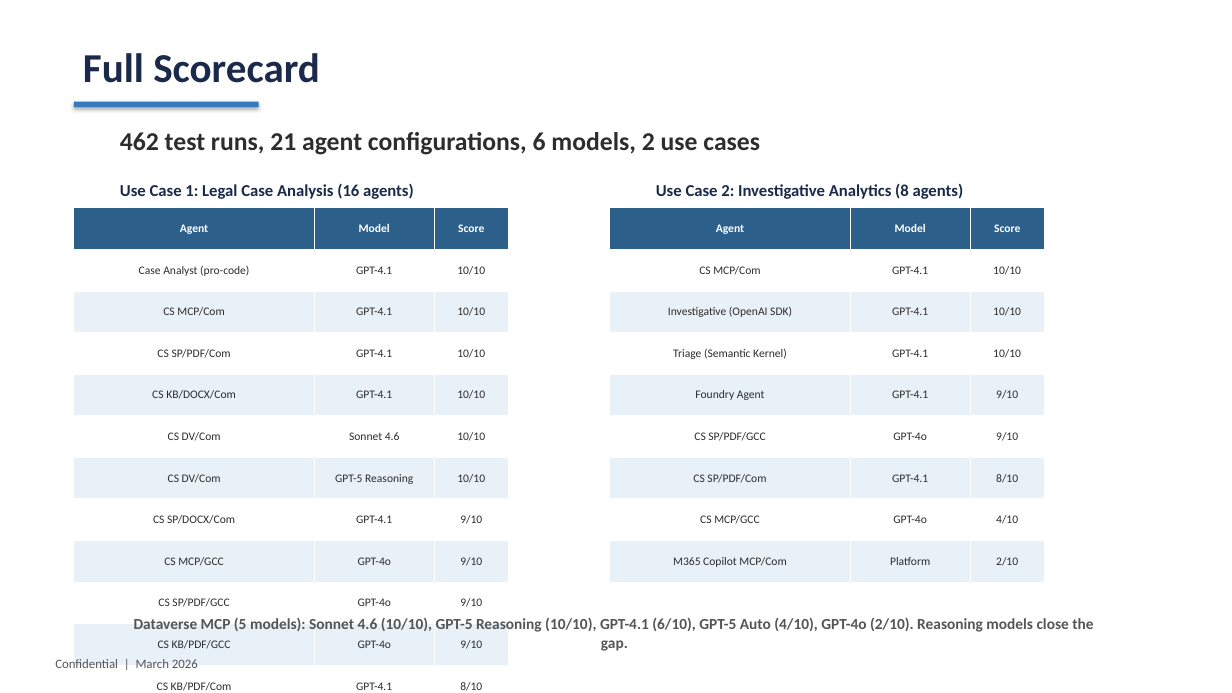
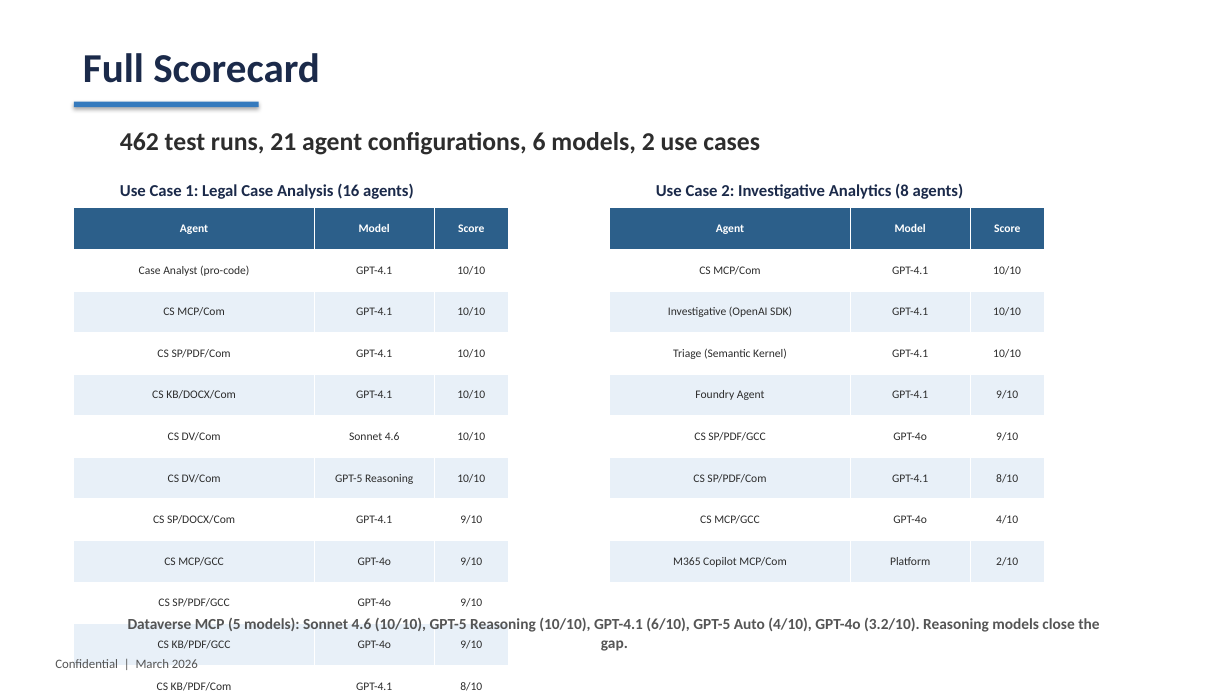
Before and after one commit to pogorman/dss-legal-case-agent, a slide deck: slide 26 of decks/agent-fidelity-spectrum.pptx. Drawn at 1232x693 pixels with LibreOffice and Linux fonts; fonts in the diff are those of the drawing. Boxes give left, top, right and bottom in pixels: in the first picture for what was removed or moved away, otherwise in the second. Text is boxed around its words. In the diff, an @@ line names an element or a change of style, - is before the commit and + after.

```diff
--- a/decks/agent-fidelity-spectrum.pptx
+++ b/decks/agent-fidelity-spectrum.pptx
@@ table at <box>74,208,508,693</box> @@
-row 17, column 3: 2/10
+row 17, column 3: 3.2/10
@@ text at <box>128,618,1099,651</box>: text changed @@
-Dataverse MCP (5 models): Sonnet 4.6 (10/10), GPT-5 Reasoning (10/10), GPT-4.1 (6/10), GPT-5 Auto (4/10), GPT-4o (2/10). Reasoning models close the gap.
+Dataverse MCP (5 models): Sonnet 4.6 (10/10), GPT-5 Reasoning (10/10), GPT-4.1 (6/10), GPT-5 Auto (4/10), GPT-4o (3.2/10). Reasoning models close the gap.
```
Also in this commit, not shown: 1 other slide changed, 16 other files.
